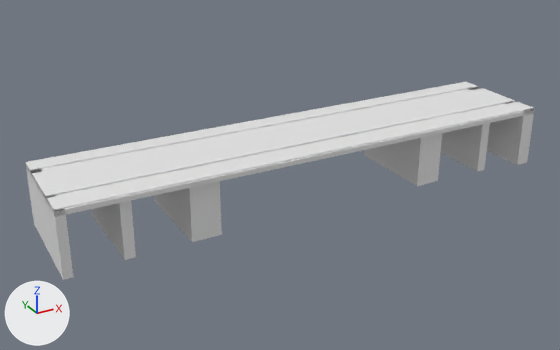
What one commit did to the glTF model models/almelo/almelo-wierdense-brug/almelo-wierdense-brug.glb.
Camera for both pictures: a camera (50 mm lens) standing at (-62.7, -106.3, 47.0) and looking at (-4.5, -0.3, -6.0). The lights are fixed; the arrows at lower left show +X, +Y and +Z. The first picture is the older version.

Script lines for the objects in view, before the commit:
```python
me_pijler_3 = bpy.data.meshes.new('pijler 3')
me_pijler_3.from_pydata(...)  # 38 vertices, 72 faces; spans x 18.8..23.6, y -8.3..8.0, z -10.0..-0.1
me_rijbaan_lokale_weg = bpy.data.meshes.new('rijbaan lokale weg')
me_rijbaan_lokale_weg.from_pydata(...)  # 86 vertices, 168 faces; spans x -44.1..44.0, y -4.6..-3.8, z 0.6..0.9
me_rijbaan_lokale_weg_2 = bpy.data.meshes.new('rijbaan lokale weg 2')
me_rijbaan_lokale_weg_2.from_pydata(...)  # 82 vertices, 160 faces; spans x -43.9..44.1, y 3.2..4.4, z 0.6..0.9
ob_building_pijler_3 = bpy.data.objects.new('building:pijler 3', me_pijler_3)
ob_building_pijler_3.location = (0.0, 0.0, 0.0)
ob_road_rijbaan_lokale_weg = bpy.data.objects.new('road:rijbaan lokale weg', me_rijbaan_lokale_weg)
ob_road_rijbaan_lokale_weg.location = (0.0, 0.0, 0.0)
ob_road_rijbaan_lokale_weg_2 = bpy.data.objects.new('road:rijbaan lokale weg 2', me_rijbaan_lokale_weg_2)
ob_road_rijbaan_lokale_weg_2.location = (0.0, 0.0, 0.0)
# also in view: 'building:pijler' at (-34.0, -0.1, -5.0); 'building:pijler 4' at (-21.6, 0.0, -5.0); 'road:landhoofd 2' at (42.8, 0.0, -4.7); 'building:pijler 2' at (33.5, -0.1, -5.0); 'road:fietspad 2' at (-0.1, -7.3, 0.7)
```
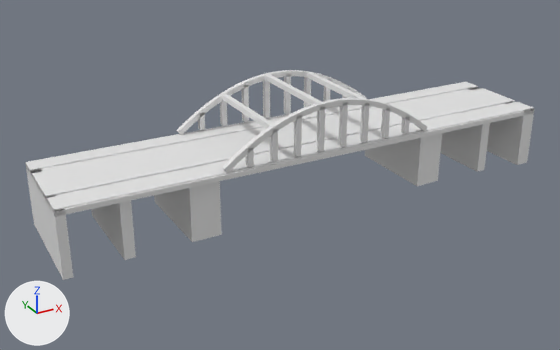
Edits to the bpy script that builds the scene:
```text
Add me_windverband:
    me_windverband.from_pydata(...)  # a box spanning x -10.8..-9.9, y -9.0..9.0, z 5.9..6.8; a box spanning x -2.4..-1.5, y -9.0..9.0, z 8.1..9.0; a box spanning x 5.9..6.8, y -9.0..9.0, z 7.4..8.3
Add me_boog_2:
    me_boog_2.from_pydata(...)  # 216 vertices, 324 faces; spans x -18.9..19.1, y -9.5..-8.6, z 0.8..9.1
Add me_boog:
    me_boog.from_pydata(...)  # 216 vertices, 324 faces; spans x -18.9..19.1, y 8.6..9.5, z 0.8..9.1
Add ob_building_windverband:
    ob_building_windverband = bpy.data.objects.new('building:windverband', me_windverband)
    ob_building_windverband.location = (0.0, 0.0, 0.0)
Add ob_building_boog_2:
    ob_building_boog_2 = bpy.data.objects.new('building:boog 2', me_boog_2)
    ob_building_boog_2.location = (0.0, 0.0, 0.0)
Add ob_building_boog:
    ob_building_boog = bpy.data.objects.new('building:boog', me_boog)
    ob_building_boog.location = (0.0, 0.0, 0.0)
```

Where the change shows, as pixel boxes (x1, y1, x2, y2) in the pictures (560 x 350 px):
'building:boog 2', added: after (222, 98, 427, 173)
'building:boog', added: after (176, 70, 366, 135)
'building:windverband', added: after (221, 71, 368, 128)
